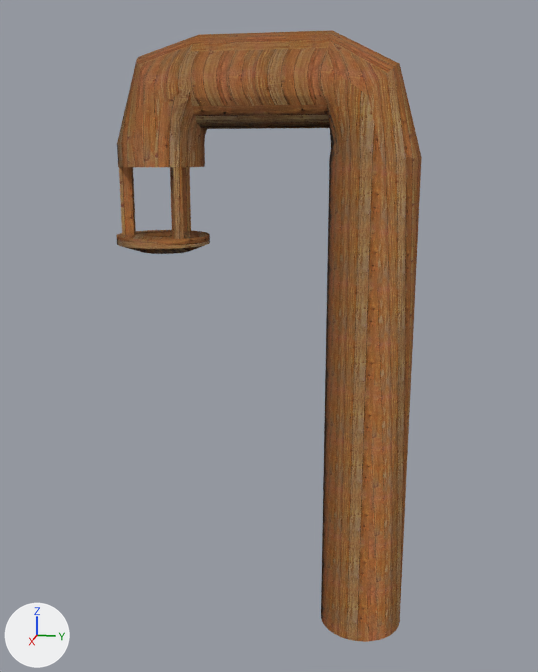
The Blender file Project/blenderFiles/Buildings/street_lamp.blend: old version first, new version second.
One viewpoint serves both versions: a 50 mm lens placed at (13.59, 0.11, 16.39), pointed at (-0.07, -2.62, 12.98). The lights are fixed; the arrows at lower left show +X, +Y and +Z.
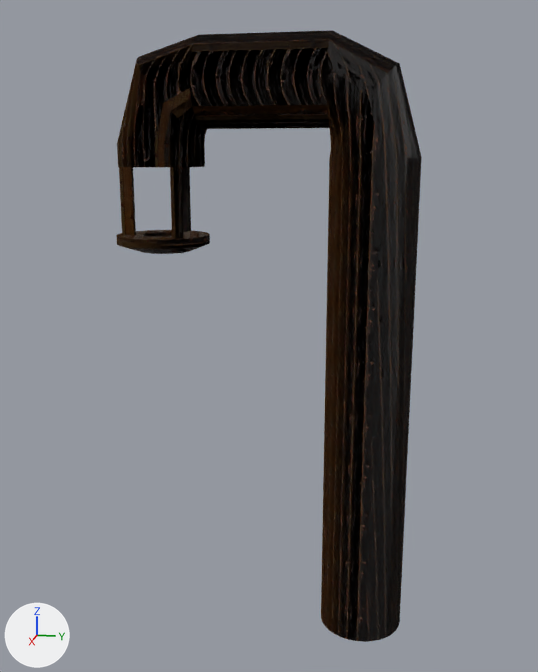
Where the change shows, as pixel boxes (x1, y1, x2, y2) in the pictures (538 x 672 px):
'Cylinder', recoloured: (116, 30, 422, 642) in both

The change, as a list of edits to the scene's bpy script:
```text
Change mat_material_001:
    add n5 = _N.new('ShaderNodeNormalMap'); n5.name = 'Normal Map'
    where n4 = _N.new('ShaderNodeTexImage'); n4.name = 'Image Texture.003'
    where n2 = _N.new('ShaderNodeBsdfPrincipled'); n2.name = 'Principled BSDF'
    remove _L.new(n4.outputs[0], n2.inputs[5])  # 'Color' to 'Normal'
    add _L.new(n4.outputs[0], n5.inputs[1])  # 'Color' to 'Color'
    add _L.new(n5.outputs[0], n2.inputs[5])  # 'Normal' to 'Normal'
```
